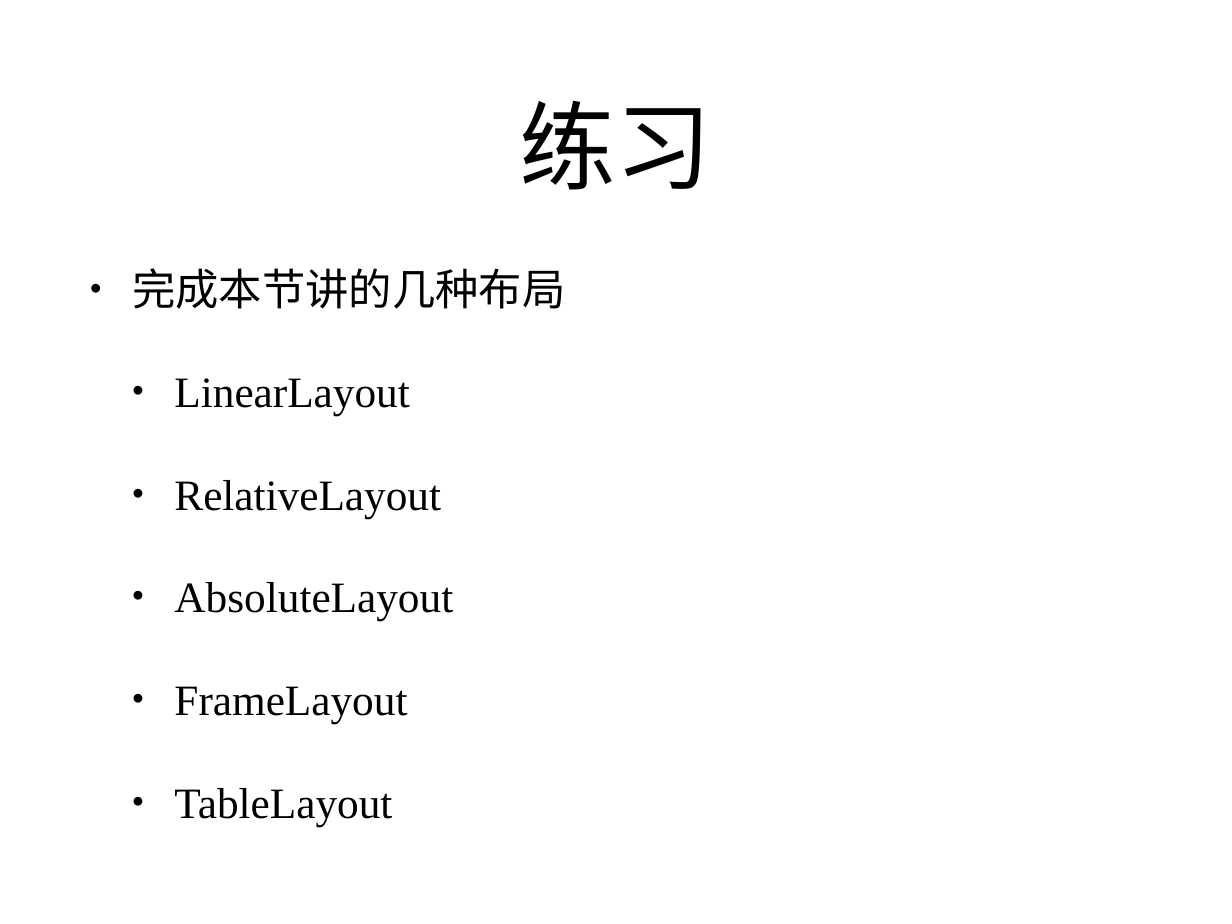
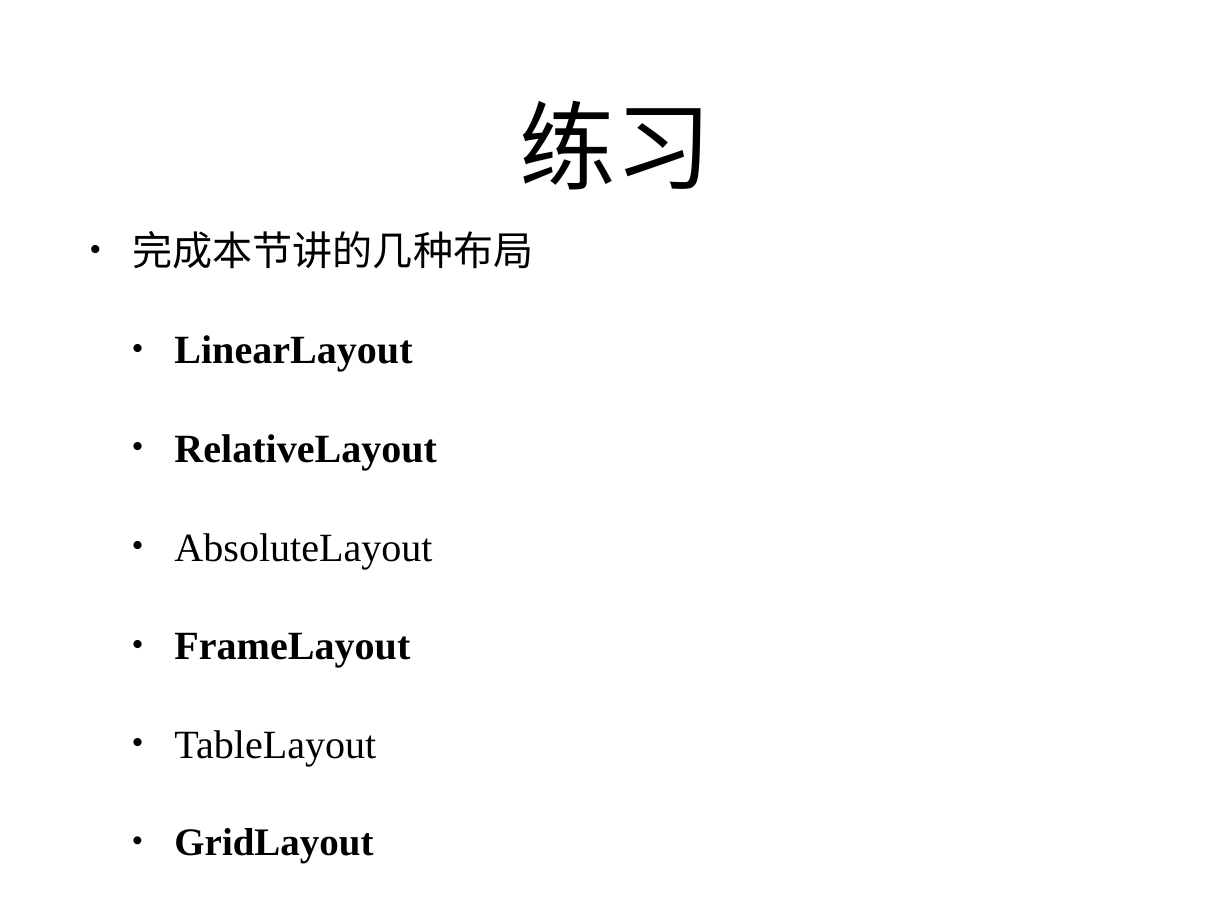
Before and after one commit to zhutao2015/JavaCourse, a slide deck: slide 20 of Android/lesson1-geoquiz/android.pptx (slide 18 before the commit). Drawn at 1232x924 pixels with LibreOffice and Linux fonts; fonts in the diff are those of the drawing. Boxes give left, top, right and bottom in pixels: in the first picture for what was removed or moved away, otherwise in the second. Text is boxed around its words. In the diff, an @@ line names an element or a change of style, - is before the commit and + after.

```diff
--- a/Android/lesson1-geoquiz/android.pptx
+++ b/Android/lesson1-geoquiz/android.pptx
@@ text at bbox=[132, 231, 533, 766]: size 36 to 33.3 pt in "完成本节讲的几种布局", "LinearLayout", "RelativeLayout", "AbsoluteLayout" and 2 more places; bold on in "LinearLayout", "RelativeLayout", "FrameLayout" @@
@@ text at bbox=[174, 828, 373, 863]: paragraph added @@
+  • GridLayout
```
Also in this commit, not shown: 2 other slides changed, 2 slides added, 10 other files.
